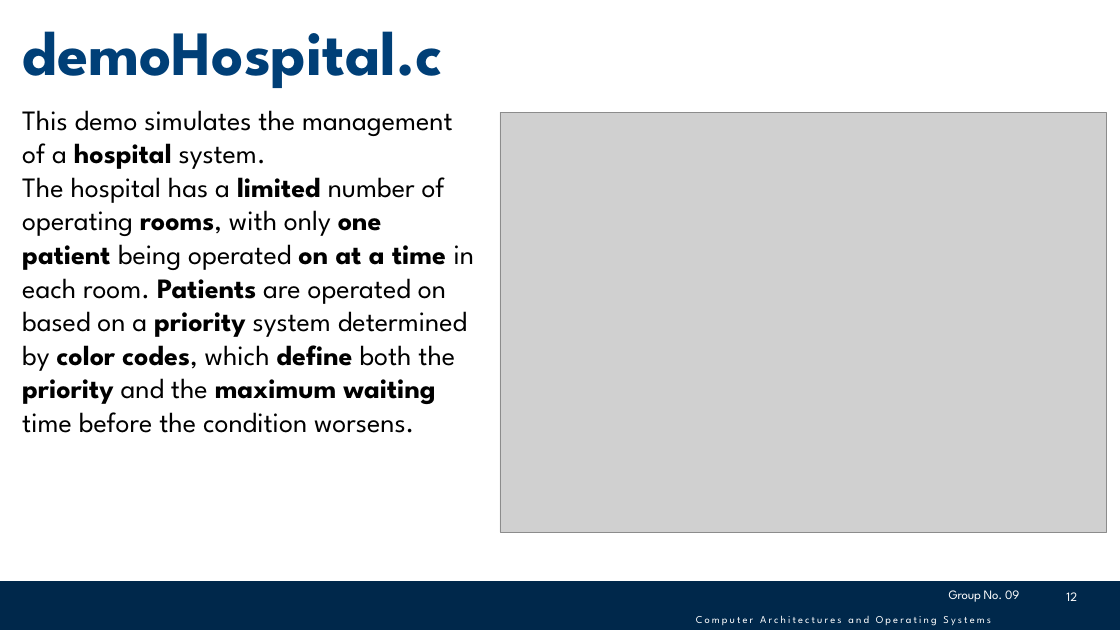
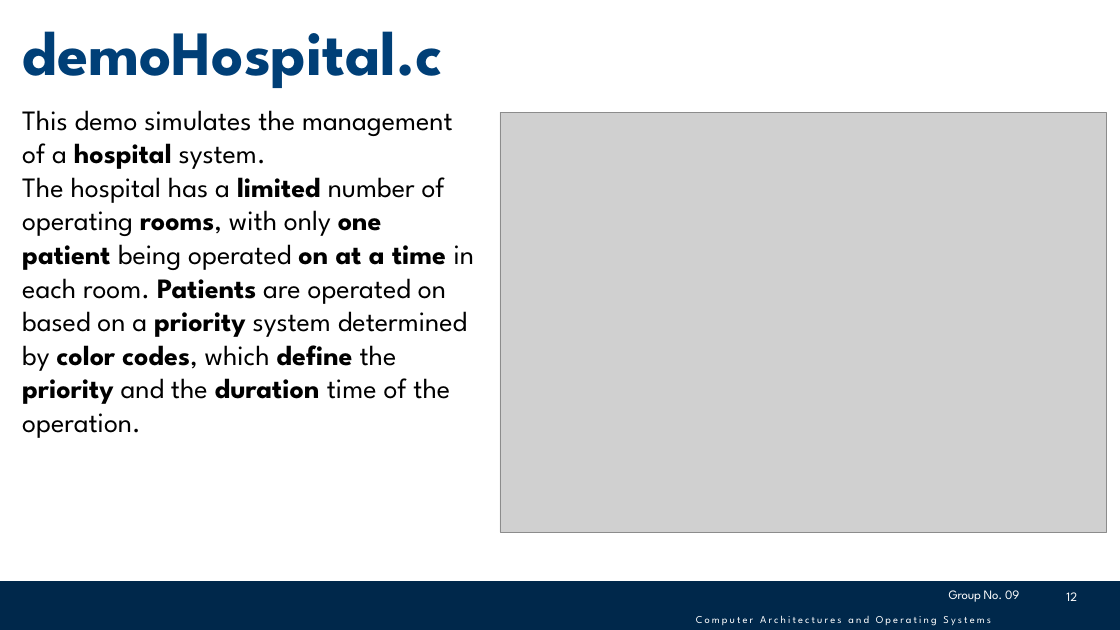
Before and after one commit to giovannidemaria/Polito-FreeRTOS-exploration, a slide deck: slide 12 of Documentation/HaclOSsim - Group09.pptx. Drawn at 1120x630 pixels with LibreOffice and Linux fonts; fonts in the diff are those of the drawing; grey boxes stand for pictures; background and template pictures are left out. Boxes give left, top, right and bottom in pixels: in the first picture for what was removed or moved away, otherwise in the second. Text is boxed around its words. In the diff, an @@ line names an element or a change of style, - is before the commit and + after.

Commit message:
Updated Presentation

```diff
--- a/Documentation/HaclOSsim - Group09.pptx
+++ b/Documentation/HaclOSsim - Group09.pptx
@@ text at <box>22,177,474,438</box>: text changed @@
-The hospital has a limited number of operating rooms, with only one patient being operated on at a time in each room. Patients are operated on based on a priority system determined by color codes, which define both the priority and the maximum waiting time before the condition worsens.
+The hospital has a limited number of operating rooms, with only one patient being operated on at a time in each room. Patients are operated on based on a priority system determined by color codes, which define the priority and the duration time of the operation.
```
Also in this commit, not shown: 1 other file.
